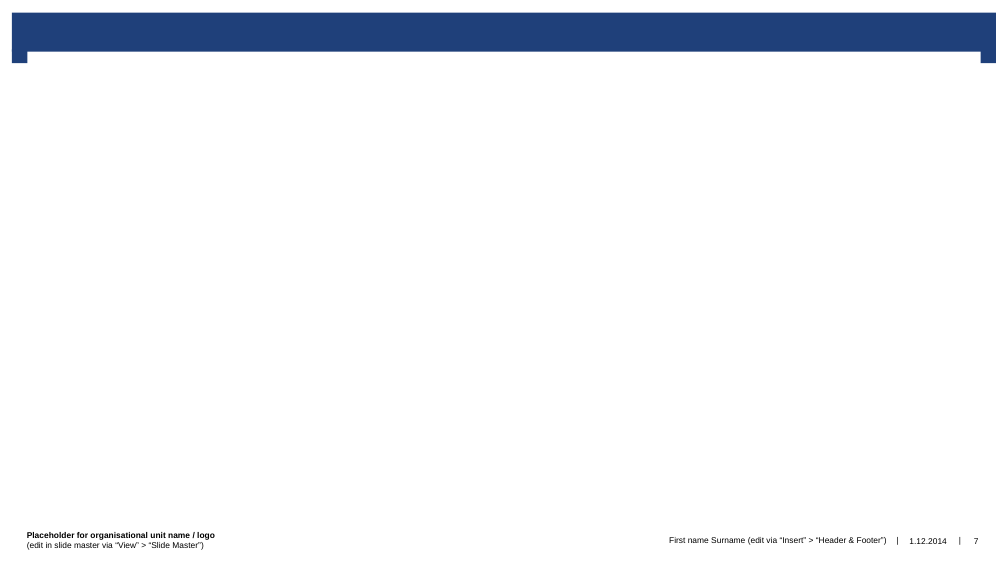
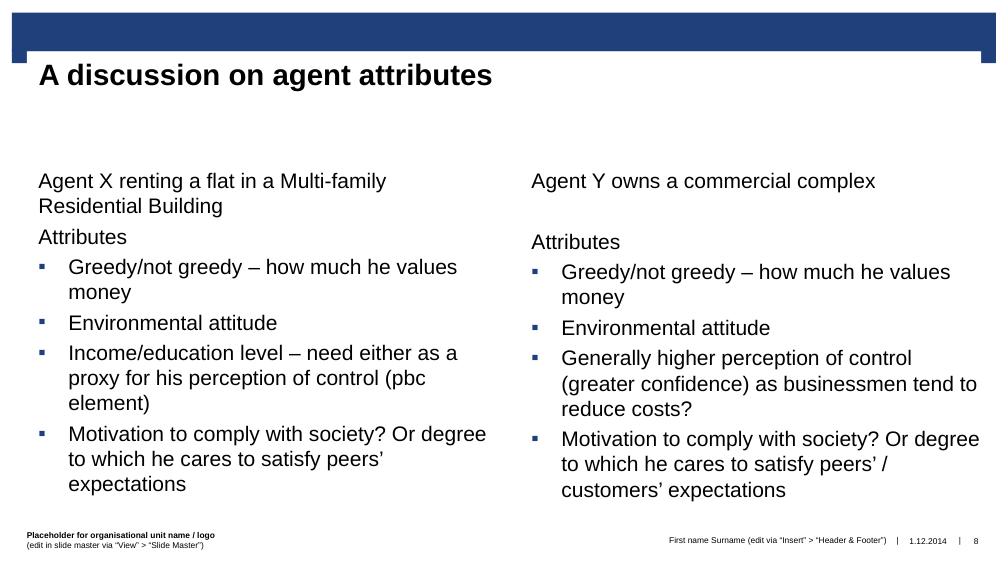
Before and after one commit to prakharmehta95/Thesis, a slide deck: slide 8 of PM/Presentations/PM_ThesisUpdates_Jan25.pptx (slide 7 before the commit). Drawn at 1008x567 pixels with LibreOffice and Linux fonts; fonts in the diff are those of the drawing; background and template pictures are left out. Boxes give left, top, right and bottom in pixels: in the first picture for what was removed or moved away, otherwise in the second. Text is boxed around its words. In the diff, an @@ line names an element or a change of style, - is before the commit and + after.

```diff
--- a/PM/Presentations/PM_ThesisUpdates_Jan25.pptx
+++ b/PM/Presentations/PM_ThesisUpdates_Jan25.pptx
@@ title added at (26,51,981,132), fill #FFFFFF, 28 pt, text #000000, bold @@
+A discussion on agent attributes
@@ text added at (38,172,486,496), 20 pt, text #000000 @@
+Agent X renting a flat in a Multi-family Residential Building
+Attributes
+▪ Greedy/not greedy – how much he values money
+▪ Environmental attitude
+▪ Income/education level – need either as a proxy for his perception of control (pbc element)
+▪ Motivation to comply with society? Or degree to which he cares to satisfy peers’ expectations
@@ text added at (531,172,979,501), 20 pt, text #000000 @@
+Agent Y owns a commercial complex
+Attributes
+▪ Greedy/not greedy – how much he values money
+▪ Environmental attitude
+▪ Generally higher perception of control (greater confidence) as businessmen tend to reduce costs?
+▪ Motivation to comply with society? Or degree to which he cares to satisfy peers’ / customers’ expectations
@@ page number at (974,538,979,544): text changed @@
-7
+8
```
Also in this commit, not shown: 7 other slides changed, 6 slides added, 2 slides removed, 7 other files.
